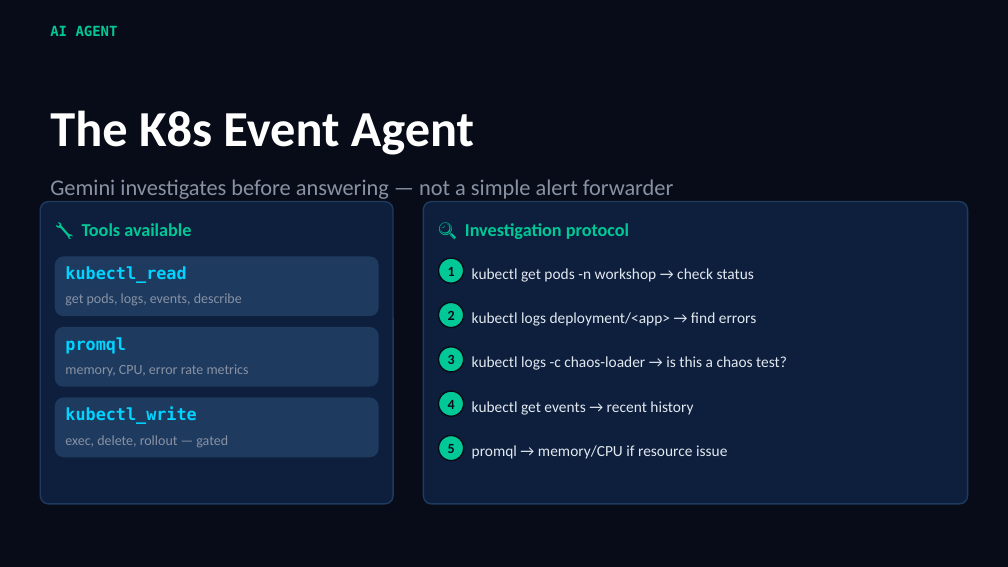
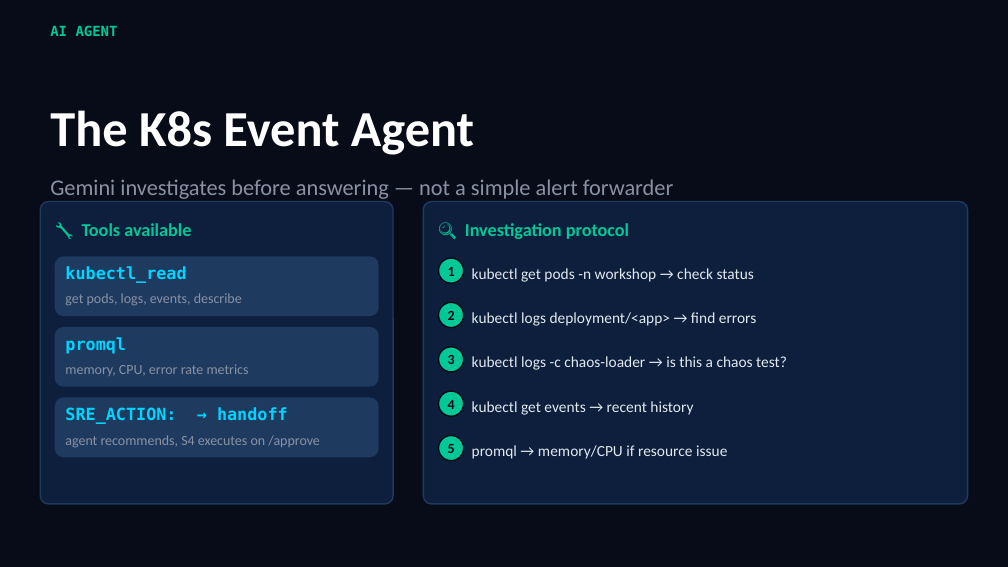
Before and after one commit to yanivomc/n8nWorkShop, a slide deck: slide 8 of slides/clawops-s6-k8s-event-intelligence.pptx (slide 7 before the commit). Drawn at 1008x567 pixels with LibreOffice and Linux fonts; fonts in the diff are those of the drawing. Boxes give left, top, right and bottom in pixels: in the first picture for what was removed or moved away, otherwise in the second. Text is boxed around its words. In the diff, an @@ line names an element or a change of style, - is before the commit and + after.

```diff
--- a/slides/clawops-s6-k8s-event-intelligence.pptx
+++ b/slides/clawops-s6-k8s-event-intelligence.pptx
@@ text at <box>65,407,288,424</box>: text changed @@
-kubectl_write
+SRE_ACTION: → handoff
@@ text at <box>65,435,320,447</box>: text changed @@
-exec, delete, rollout — gated
+agent recommends, S4 executes on /approve
```
Also in this commit, not shown: 1 other slide changed, 1 slide added, 2 other files.
